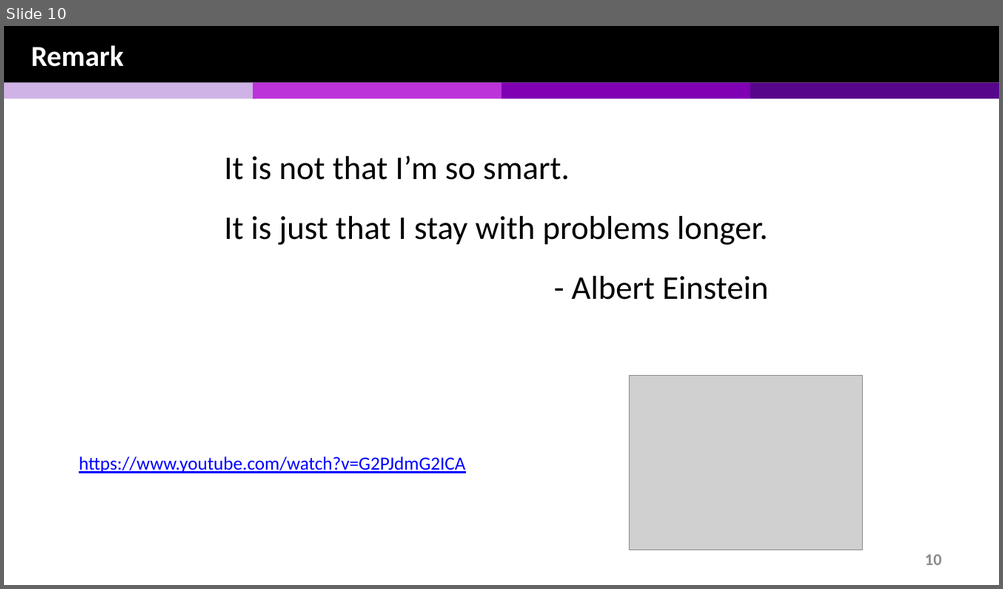
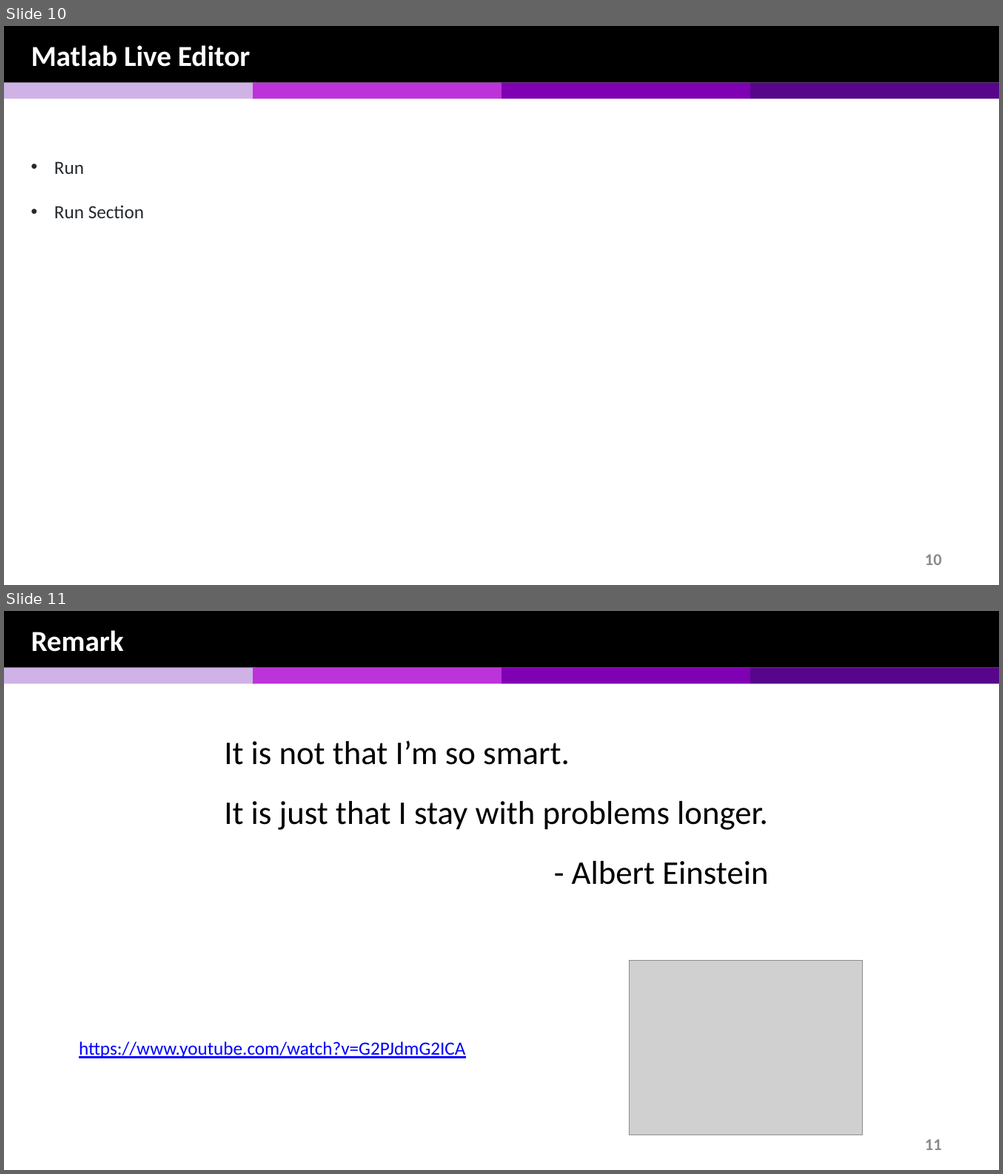
Before and after one commit to chulminy/CIVE497-CIVE700, a slide deck: lecture/introduction/CIVE497_700_Yeum_Course_Syllabus_V4.pptx. Shown one above the other, each under a label of ours: slide 10 before the commit, slides 10 and 11 after it. The pictures are 1003x589 and 1003x1174 pixels, drawn with LibreOffice and Linux fonts; fonts in the diff are those of the drawing; grey boxes stand for pictures. Boxes give left, top, right and bottom in pixels: in the first picture for what was removed or moved away, otherwise in the second. Text is boxed around its words. In the diff, an @@ line names an element or a change of style, - is before the commit and + after.

```diff
--- a/lecture/introduction/CIVE497_700_Yeum_Course_Syllabus_V4.pptx
+++ b/lecture/introduction/CIVE497_700_Yeum_Course_Syllabus_V4.pptx
@@ slide 10 added at bbox=[4, 26, 999, 585], background #FFFFFF; not listed: 6 template elements that a slide beside it also shows @@
@@ text added at bbox=[31, 45, 250, 67], 28 pt, text #FFFFFF, bold @@
+Matlab Live Editor
@@ text added at bbox=[54, 162, 144, 218], 18 pt, text #24292E @@
+• Run
+• Run Section
@@ what was slide 10 is now slide 11 @@
@@ page number at bbox=[925, 1139, 942, 1150]: text changed @@
-10
+11
```
Also in this commit, not shown: 1 slide changed, 17 other files.
